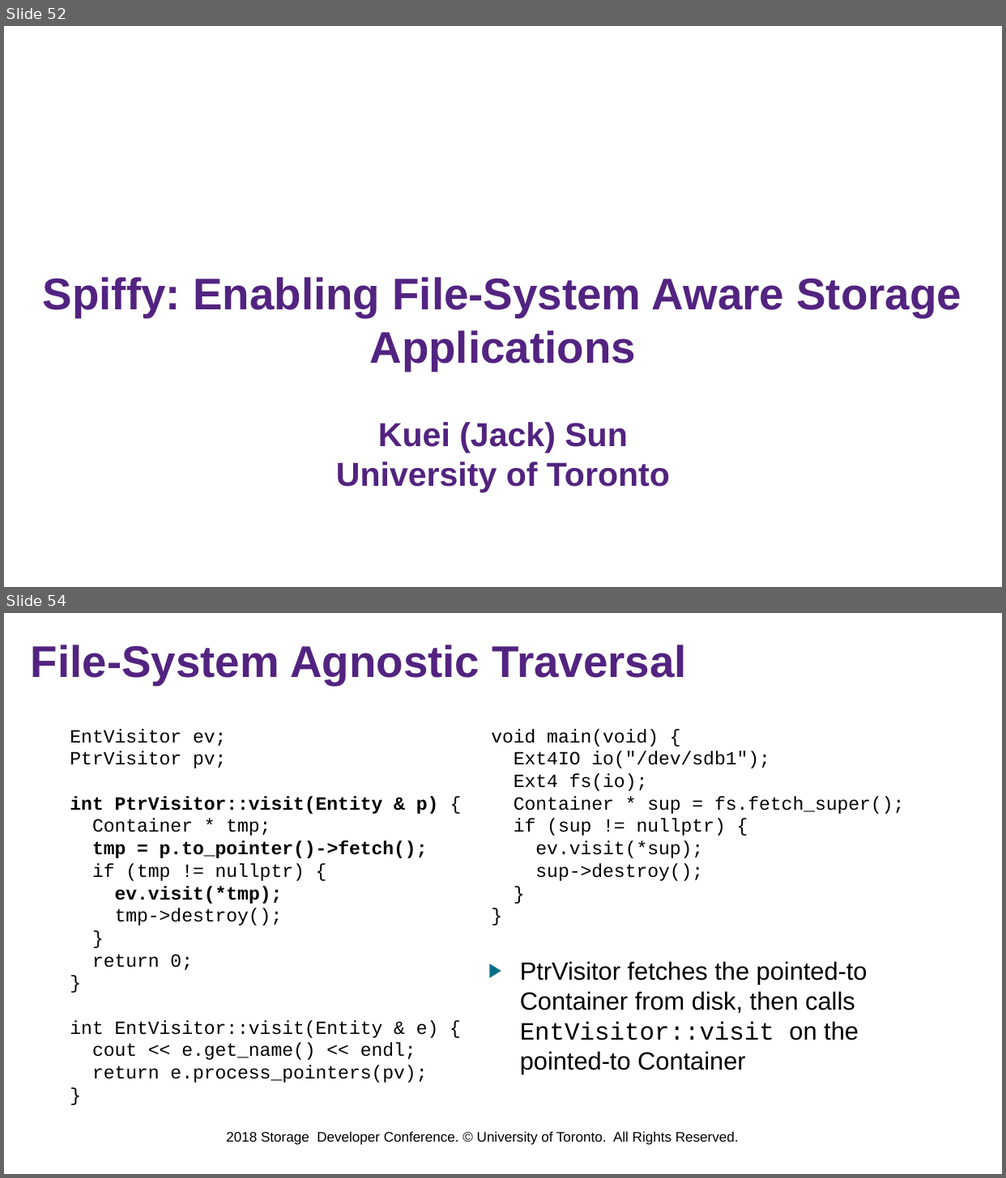
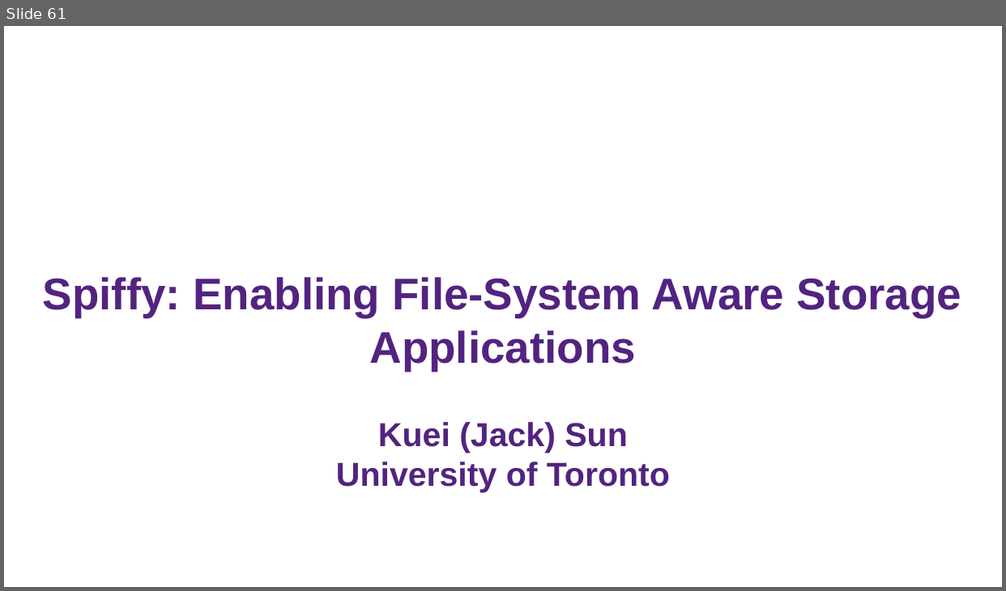
Before and after one commit to jacksun007/spiffy-paper, a slide deck: talk/sdc18_spiffy.pptx. Shown one above the other, each under a label of ours: slides 52 and 54 before the commit, slide 61 after it; the slides between them are not shown. The pictures are 1006x1178 and 1006x591 pixels, drawn with LibreOffice and Linux fonts; fonts in the diff are those of the drawing; background and template pictures are left out. Boxes give left, top, right and bottom in pixels: in the first picture for what was removed or moved away, otherwise in the second. Text is boxed around its words. In the diff, an @@ line names an element or a change of style, - is before the commit and + after.

```diff
--- a/talk/sdc18_spiffy.pptx
+++ b/talk/sdc18_spiffy.pptx
@@ slide 54 removed at <box>4,613,1002,1174</box>, background #FFFFFF; not listed: 1 template element that a slide beside it also shows @@
@@ title removed at <box>31,645,687,685</box> @@
-File-System Agnostic Traversal
@@ text removed at <box>70,729,439,1083</box> @@
-EntVisitor ev;
-PtrVisitor pv;
-int PtrVisitor::visit(Entity & p) {
-Container * tmp;
-tmp = p.to_pointer()->fetch();
-if (tmp != nullptr) {
-ev.visit(*tmp);
-tmp->destroy();
-}
-return 0;
-}
-int EntVisitor::visit(Entity & e) {
-cout << e.get_name() << endl;
-return e.process_pointers(pv);
-}
@@ text removed at <box>491,729,904,881</box> @@
-void main(void) {
-Ext4IO io("/dev/sdb1");
-Ext4 fs(io);
-Container * sup = fs.fetch_super();
-if (sup != nullptr) {
-ev.visit(*sup);
-sup->destroy();
-}
-}
@@ text removed at <box>520,961,867,1075</box> @@
-▶ PtrVisitor fetches the pointed-to Container from disk, then calls EntVisitor::visit on the pointed-to Container
@@ text removed at <box>226,1131,739,1145</box> @@
-2018 Storage Developer Conference. © University of Toronto. All Rights Reserved.
@@ what was slide 52 is now slide 61 @@
```
Also in this commit, not shown: 18 slides changed, 6 slides added, 1 other slide removed.
